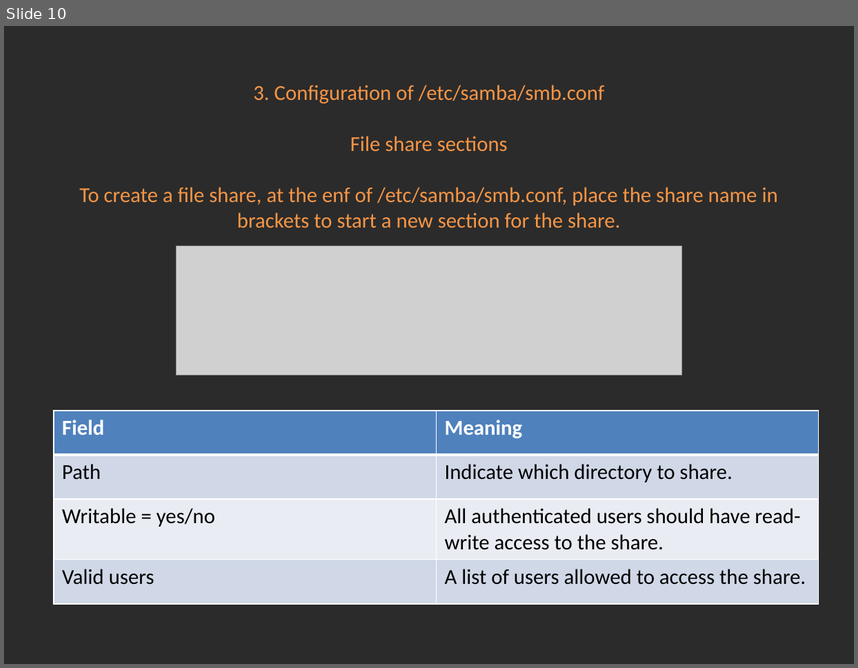
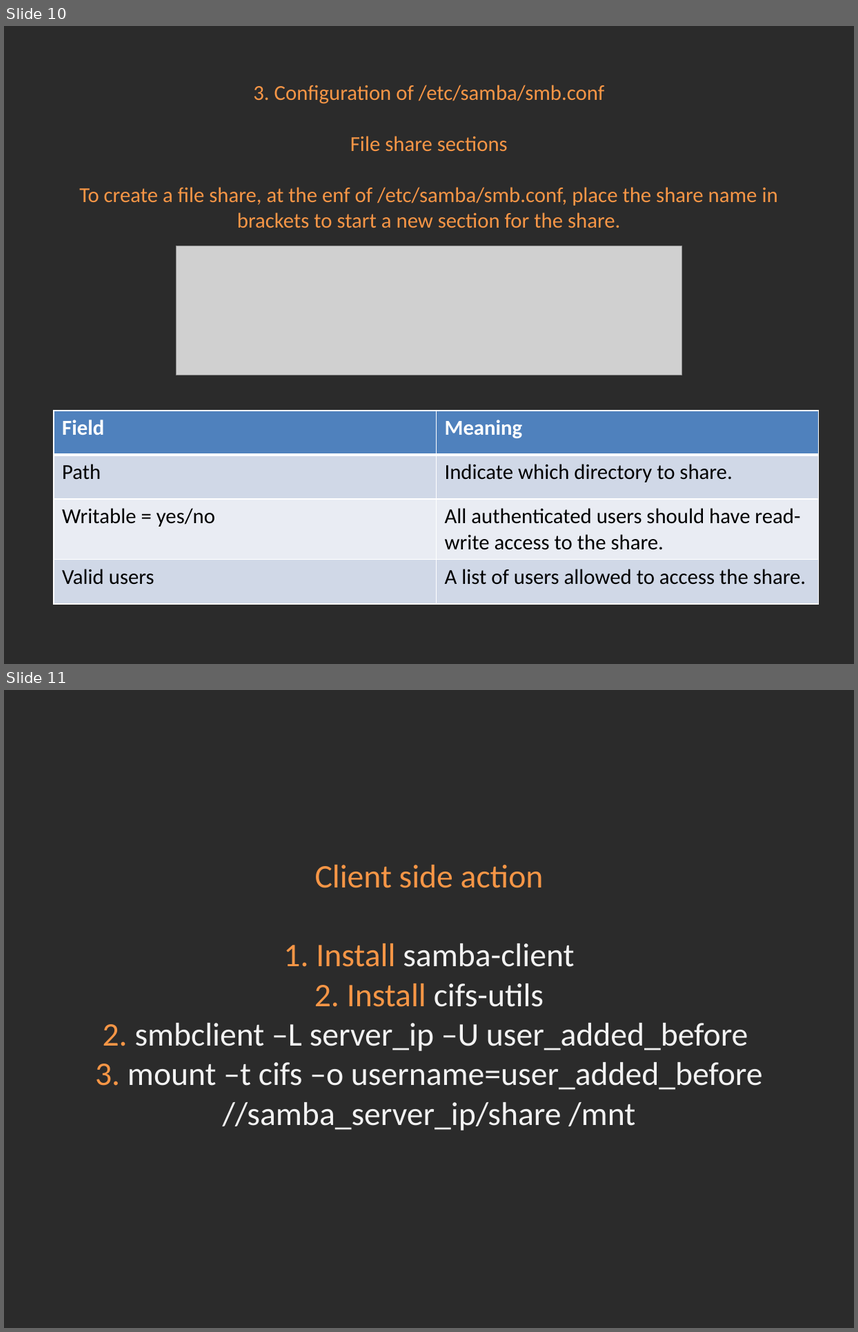
Before and after one commit to Academy-Soft-Intellect/Linux-Course, a slide deck: 12.SSH_NFS_SAMBA/12-SSH_NFS_SAMBA.pptx. Shown one above the other, each under a label of ours: slide 10 before the commit, slides 10 and 11 after it. The pictures are 858x668 and 858x1332 pixels, drawn with LibreOffice and Linux fonts; fonts in the diff are those of the drawing; grey boxes stand for pictures; background and template pictures are left out; a plain dark background stands for a picture behind light text. Boxes give left, top, right and bottom in pixels: in the first picture for what was removed or moved away, otherwise in the second. Text is boxed around its words. In the diff, an @@ line names an element or a change of style, - is before the commit and + after.

Commit message:
Samba.

```diff
--- a/12.SSH_NFS_SAMBA/12-SSH_NFS_SAMBA.pptx
+++ b/12.SSH_NFS_SAMBA/12-SSH_NFS_SAMBA.pptx
@@ slide 11 added at [4, 690, 854, 1328], background picture (left out) @@
@@ title added at [95, 865, 763, 1130], 27.9 pt, text #F2F2F2 @@
+Client side action
+1. Install samba-client
+2. Install cifs-utils
+2. smbclient –L server_ip –U user_added_before
+3. mount –t cifs –o username=user_added_before //samba_server_ip/share /mnt
```
Also in this commit, not shown: 1 slide changed, 1 other slide added, 1 other file.
